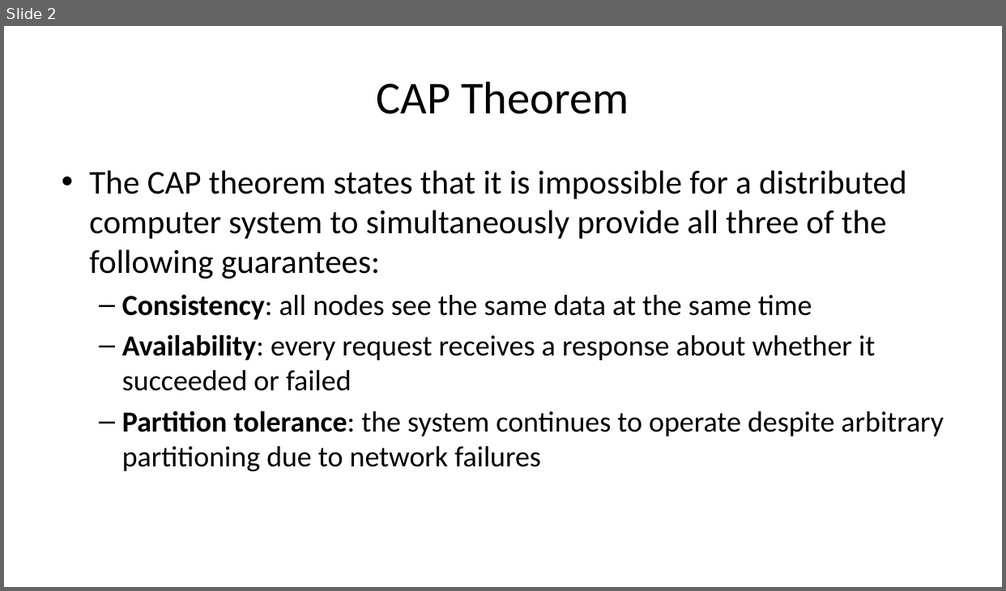
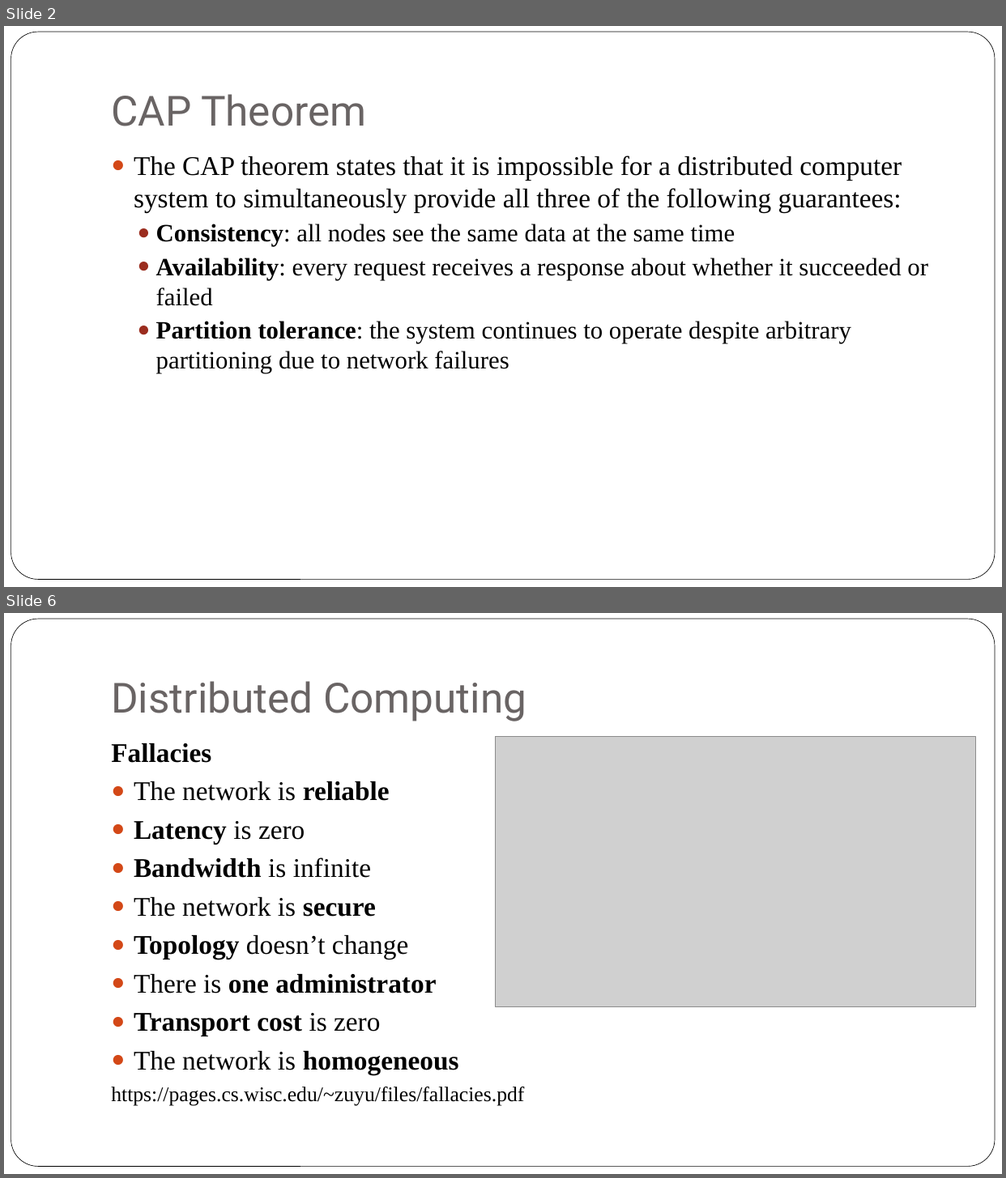
Before and after one commit to iskandersierra/DevSharp, a slide deck: Docs/Distributed Architecture.pptx. Shown one above the other, each under a label of ours: slide 2 before the commit, slides 2 and 6 after it; the slides between them are not shown. The pictures are 1006x591 and 1006x1178 pixels, drawn with LibreOffice and Linux fonts; fonts in the diff are those of the drawing; grey boxes stand for pictures. Boxes give left, top, right and bottom in pixels: in the first picture for what was removed or moved away, otherwise in the second. Text is boxed around its words. In the diff, an @@ line names an element or a change of style, - is before the commit and + after.

Commit message:
Updated document Distributed Architecture.pptx

```diff
--- a/Docs/Distributed Architecture.pptx
+++ b/Docs/Distributed Architecture.pptx
@@ slide 6 added at <box>4,613,1002,1174</box>, background #FFFFFF; not listed: 1 template element that a slide beside it also shows @@
@@ title added at <box>111,681,526,722</box>, 40 pt, text #696464 @@
+Distributed Computing
@@ text added at <box>111,743,524,1106</box>, 26 pt, text #000000 @@
+Fallacies
+● The network is reliable
+● Latency is zero
+● Bandwidth is infinite
+● The network is secure
+● Topology doesn’t change
+● There is one administrator
+● Transport cost is zero
+● The network is homogeneous
+https://pages.cs.wisc.edu/~zuyu/files/fallacies.pdf
@@ picture added at <box>496,736,977,1007</box> @@
@@ slide 2 changed as well @@
@@ rounded rectangle added at <box>10,32,995,580</box>, fill #FFFFFF, outline #000000 0.5 pt @@
@@ title "CAP Theorem": place and size @@
-title "CAP Theorem" at <box>377,81,629,114</box>
+title "CAP Theorem" at <box>111,94,366,126</box>
@@ title "CAP Theorem" at <box>111,94,366,126</box>: size 44 to 40 pt, font Calibri to Roboto, text colour #000000 to #696464; alignment centre to left; vertical alignment middle to bottom @@
@@ text "The CAP theorem states that ...": place and size @@
-text "The CAP theorem states that ..." at <box>89,170,944,472</box>
+text "The CAP theorem states that ..." at <box>134,156,928,373</box>
@@ text "The CAP theorem states that ..." at <box>134,156,928,373</box>: size 32 to 26 pt in "The CAP theorem states that it is ..."; font Calibri to Times New Roman; size 28 to 24 pt in "Consistency: all nodes see the same data ...", "Availability: every request receives a response about ...", "Partition tolerance: the system continues to operate ..."; bullet • to ●; bullet – to ●; less space between paragraphs @@
```
Also in this commit, not shown: 13 other slides changed, 8 other slides added, 2 slides removed.
